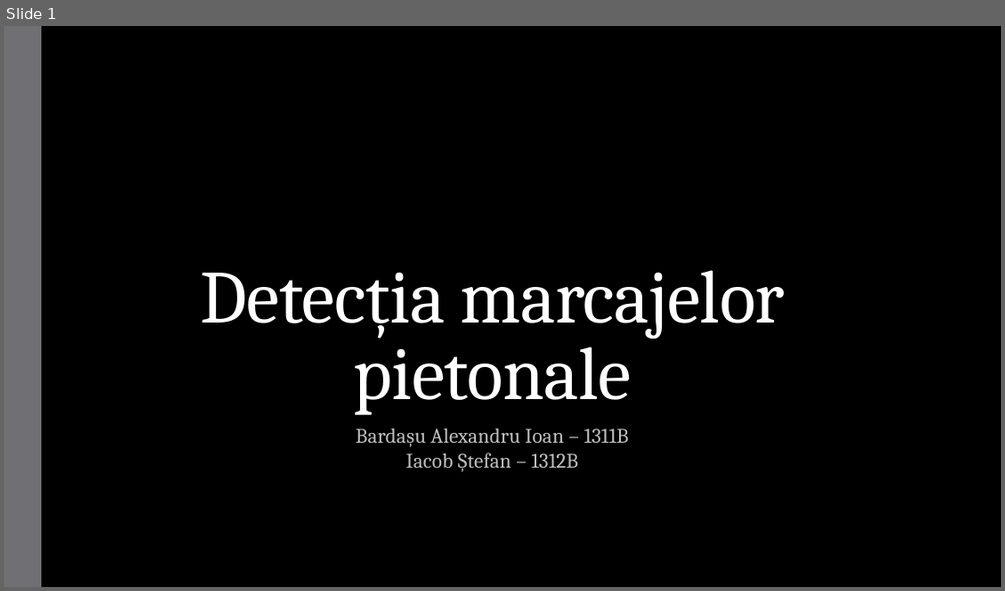
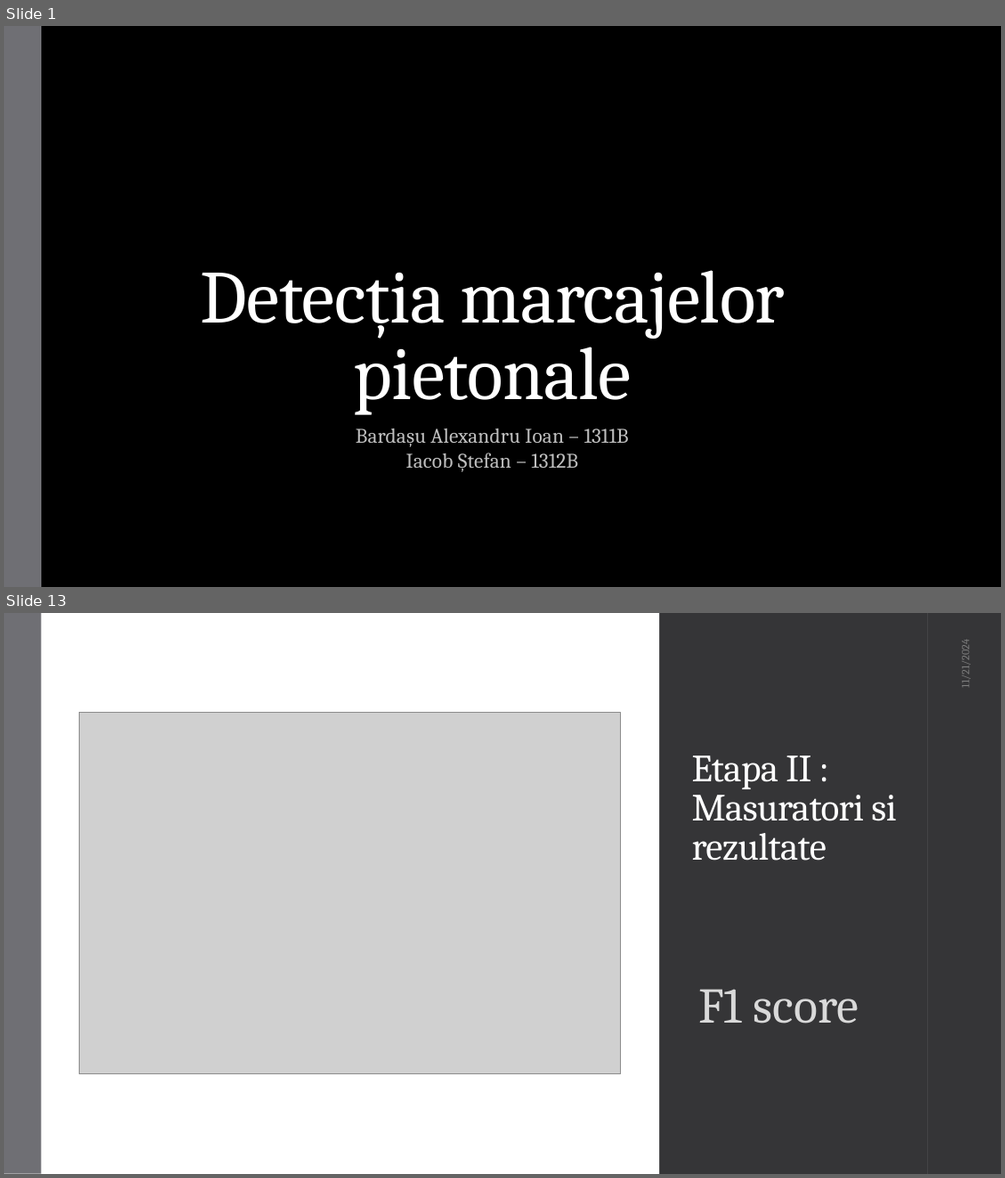
Before and after one commit to PrelucrareaImaginilor/pi-p-proiect-soloquest, a slide deck: Detecția marcajelor pietonale.pptx. Shown one above the other, each under a label of ours: slide 1 before the commit, slides 1 and 13 after it; the slides between them are not shown. The pictures are 1005x591 and 1005x1178 pixels, drawn with LibreOffice and Linux fonts; fonts in the diff are those of the drawing; grey boxes stand for pictures; background and template pictures are left out. Boxes give left, top, right and bottom in pixels: in the first picture for what was removed or moved away, otherwise in the second. Text is boxed around its words. In the diff, an @@ line names an element or a change of style, - is before the commit and + after.

```diff
--- a/Detecția marcajelor pietonale.pptx
+++ b/Detecția marcajelor pietonale.pptx
@@ slide 13 added at (4, 613, 1001, 1174), background #FFFFFF @@
@@ rectangle added at (4, 613, 41, 1174), fill #6F6F74 @@
@@ rectangle added at (40, 613, 659, 1174), fill #FFFFFF @@
@@ rectangle added at (41, 613, 928, 1174), fill #353537 @@
@@ rectangle added at (928, 613, 1001, 1174), fill #353537 @@
@@ rectangle added at (928, 613, 1001, 1174), fill #353537 @@
@@ text added at (957, 643, 971, 686), 10.5 pt, text #7F7F7F @@
+11/21/2024
@@ picture added at (80, 713, 621, 1074) @@
@@ title added at (692, 755, 896, 860), 37 pt, text #FFFFFF @@
+Etapa II : Masuratori si rezultate
@@ text added at (698, 989, 859, 1023), 48 pt, text #D9D9D9 @@
+F1 score
```
Also in this commit, not shown: 8 slides changed, 7 other slides added.
